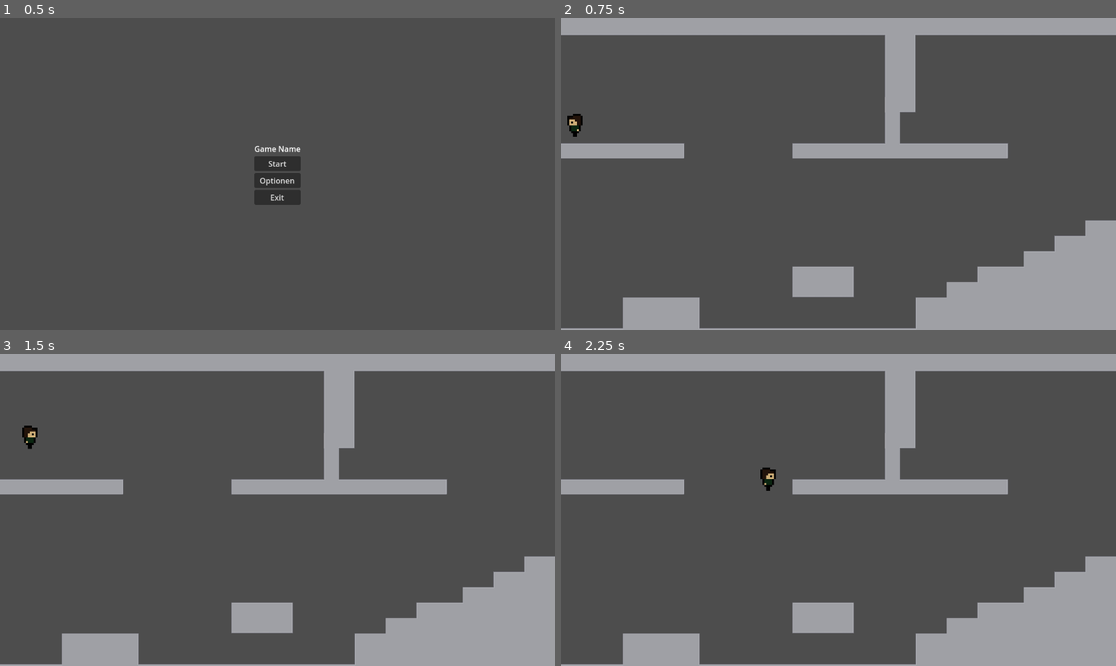
Above: before the commit, frames 1-4 (two rows, left to right).
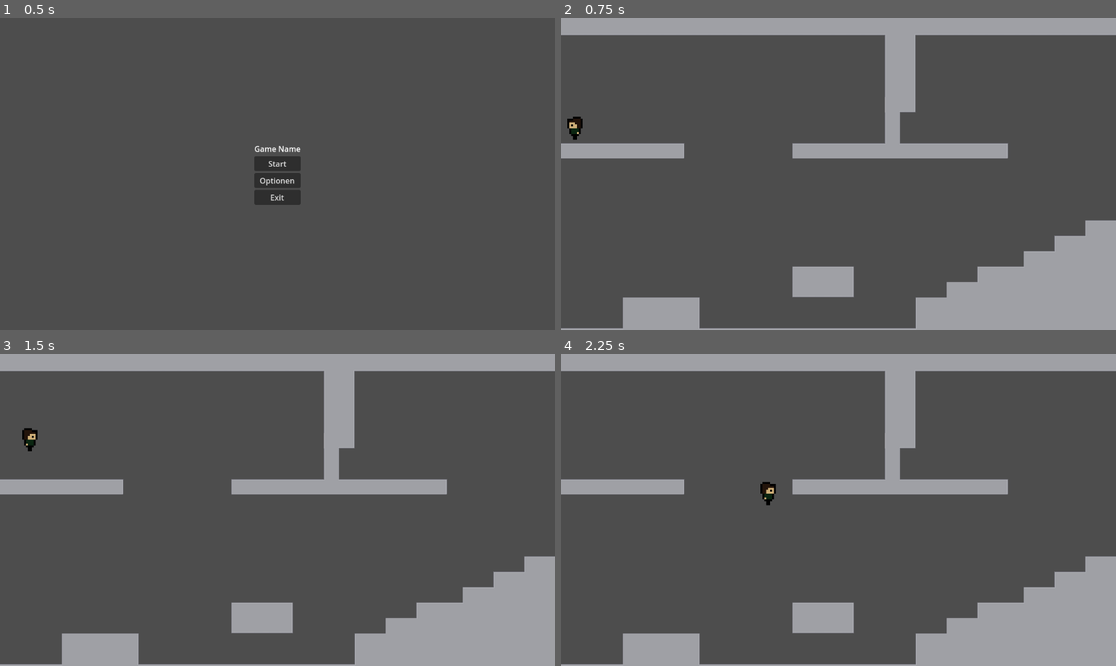
Above: after the commit, the same moments.

Repository: CelerityTAS/RostEntfernerTMLLC
Game: Godot game, scene res://scenes/menus/mainmenu.tscn
Two runs of this game, one before a commit and one after it. Both use one fixed random seed, a clock stepped at 60 frames per second and the inputs below.
Inputs:
- Up to frame 1 (0.5 s): no input
- Up to frame 2 (0.75 s): click "Start" at 0.5 s
- Up to frame 3 (1.5 s): tap Enter at 1.25 s; hold D (right) from 1.28 s (still down); hold W (jump) from 1.28 s (still down)
- Up to frame 4 (2.25 s): keep holding D (right); release W (jump) at 2.03 s; tap W (jump) at 2.1 s

Frame 1 is identical in both runs. In frame 2, 0.1% of the frame differs, in the area x 1-4%, y 30-39%; in frame 3, 0.1%; in frame 4, 0.3%, in the area x 35-39%, y 36-49%.

Commit message:
optimized coyote time

Diff:
--- a/Rostentferner/scenes/Player/StateHandler.gd
+++ b/Rostentferner/scenes/Player/StateHandler.gd
@@ -4,20 +4,17 @@
 @onready var next_state = $normal
 @onready var player = get_parent()
 
-@onready var coyoteTimer = player.MAX_COYOTE_TIMER
+
 
 func _process(delta):
-
+		player.movement.y += player.GRAVITY * delta
 		set_animation()
 		next_state = current_state.state_process(delta)
 		if current_state != next_state:
-			if coyoteTimer <= 0:
-				current_state.end_state()
-				current_state = next_state
-				current_state.start_state()
-			coyoteTimer -= 1
-		else:
-			coyoteTimer = player.MAX_COYOTE_TIMER
+			current_state.end_state()
+			current_state = next_state
+			current_state.start_state()
+
 
 func play_transition(transition_name):
 	player.sprite.play(transition_name)
--- a/Rostentferner/scenes/Player/air.gd
+++ b/Rostentferner/scenes/Player/air.gd
@@ -5,7 +5,7 @@
 
 func state_process(_delta):
 	next_state = self
-	player.movement.y += player.GRAVITY * _delta
+
 	if player.is_on_floor():
 		next_state = get_parent().get_node("normal")
 	var direction = player.direction_input()
--- a/Rostentferner/scenes/Player/normal.gd
+++ b/Rostentferner/scenes/Player/normal.gd
@@ -2,14 +2,24 @@
 
 @onready var player = get_parent().get_parent()
 var next_state = null
+var jumpAvailable = true
+var coyoteTimeout = false
+@onready var coyote_timer = $"../../CoyoteTimer"
 
 func state_process(_delta):
-	next_state = self
+	if coyoteTimeout:
+		coyoteTimeout = false
+		next_state = get_parent().get_node("air")
+	else:
+		next_state = self
 
 
 	if !player.is_on_floor():
+		if coyote_timer.is_stopped():
+			coyote_timer.start(player.MAX_COYOTE_TIMER)
 
-		next_state = get_parent().get_node("air")
+	else:
+		coyote_timer.stop()
 
 	if Input.is_action_pressed("jump"):
 		player.movement.y = player.JUMP_VELOCITY
@@ -29,3 +39,8 @@
 
 func start_state():
 	pass
+
+
+
+func _on_coyote_timer_timeout():
+	coyoteTimeout = true
--- a/Rostentferner/scenes/Player/player.gd
+++ b/Rostentferner/scenes/Player/player.gd
@@ -7,7 +7,7 @@
 @export var SPEED = 300.0
 @export var JUMP_VELOCITY = -400.0
 @export var MAX_JUMP_TIMER = 11
-@export var MAX_COYOTE_TIMER = 2
+@export var MAX_COYOTE_TIMER = 0.2 #in Sec
 @export var ACCELERATION = 30
 @export var DECELERATION = 100
 @export var TERMINAL_SPEED = 500
--- a/Rostentferner/scenes/Player/player.tscn
+++ b/Rostentferner/scenes/Player/player.tscn
@@ -42,3 +42,7 @@
 script = ExtResource("5_ru84c")
 
 [node name="wall" type="Node" parent="StateHandler"]
+
+[node name="CoyoteTimer" type="Timer" parent="."]
+
+[connection signal="timeout" from="CoyoteTimer" to="StateHandler/normal" method="_on_coyote_timer_timeout"]
